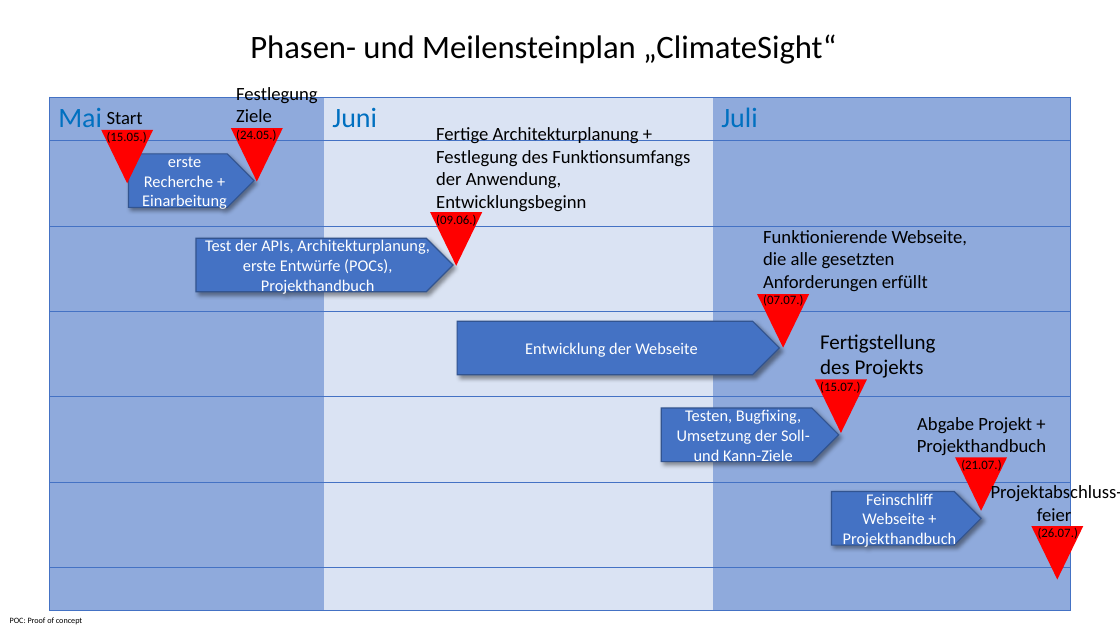
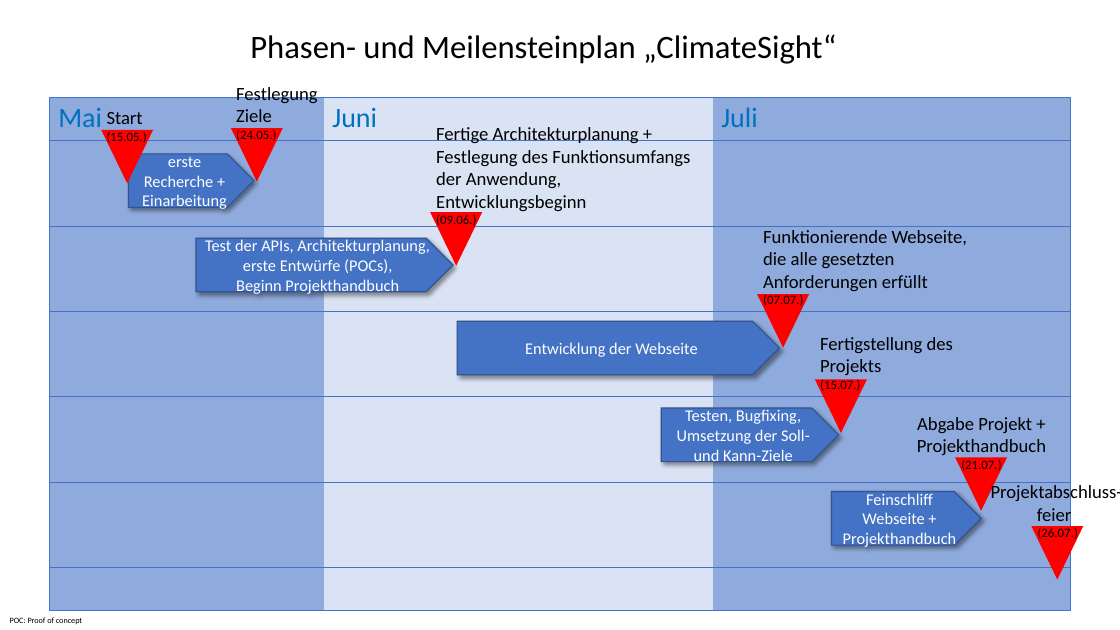
Before and after one commit to matteokosina/climateSight, a slide deck: slide 1 of Projekthandbuch/Planungsdokumente/Phasen- und Meilensteinplan.pptx. Drawn at 1120x630 pixels with LibreOffice and Linux fonts; fonts in the diff are those of the drawing. Boxes give left, top, right and bottom in pixels: in the first picture for what was removed or moved away, otherwise in the second. Text is boxed around its words. In the diff, an @@ line names an element or a change of style, - is before the commit and + after.

```diff
--- a/Projekthandbuch/Planungsdokumente/Phasen- und Meilensteinplan.pptx
+++ b/Projekthandbuch/Planungsdokumente/Phasen- und Meilensteinplan.pptx
@@ text in pentagon arrow at box(236, 279, 399, 296): text changed @@
-Projekthandbuch
+Beginn Projekthandbuch
@@ text at box(820, 337, 953, 375): size 18 to 16 pt in "Fertigstellung des Projekts" @@
```
Also in this commit, not shown: 9 other files.
